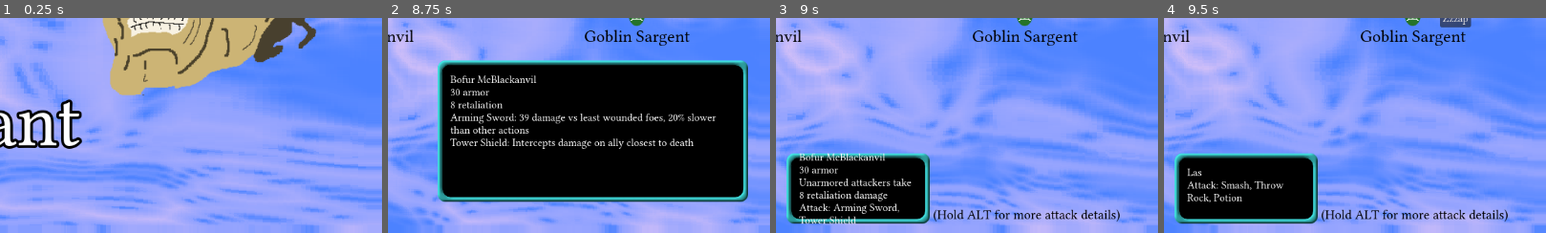
Above: before the commit, frames 1-4 (left to right).
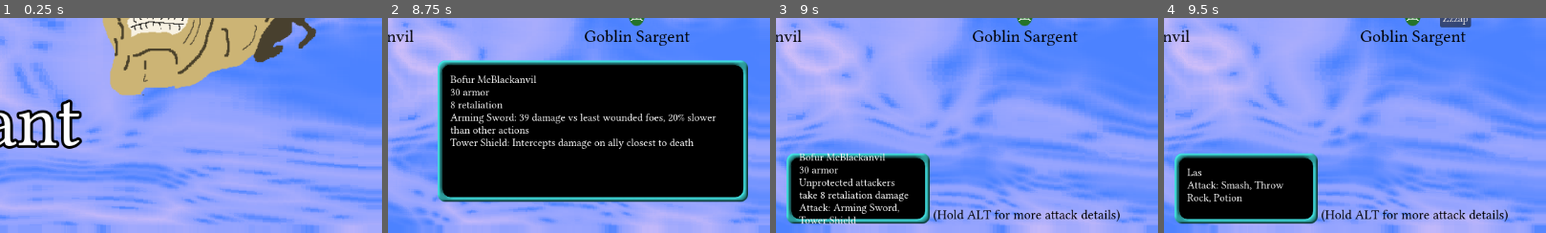
Above: after the commit, the same moments.

Repository: Habidakus/wild-jam-78-erase
Game: Godot game, scene res://Scenes/main.tscn
Same seed, same stepped clock (60 frames per second), same inputs: the game is played once before the commit and once after it. The engine's default icon, where the game draws it, is replaced by a stand-in: a white triangle on a blue panel in a dark square.
Inputs (mouse positions are % of the whole screen's width and height, from its top left):
- Up to frame 1 (0.25 s): no input
- Up to frame 2 (8.75 s): tap Enter at 0.5, 2.75, 3.5 s; move the mouse to (72, 45) at 0.52 s; hold Alt 0.53-1.25 s; click (72, 45) at 0.67 s; click "Play" at 1.25 s; click "Randomize and Go!" at 2 s; drag from (30, 55) to (45, 70) at 2.77 s; move the mouse to (60, 28) at 3.52 s; hold Shift 3.53-4.25 s; click (60, 28) at 3.67 s; drag from (45, 70) to (20, 35) at 4.27 s; click "Potion" at 5 s; move the mouse to (80, 65) at 5.77 s; hold Ctrl 5.78-6.5 s; click (80, 65) at 5.92 s; tap Space at 6.5 s; drag from (20, 35) to (35, 25) at 6.52 s; click "Sling" at 7.25 s; move the mouse to (55, 50) at 8.02 s; hold Alt from 8.03 s (still down); click (55, 50) at 8.17 s
- Up to frame 3 (9 s): release Alt at 8.75 s; tap Enter at 8.75 s; drag from (35, 25) to (30, 55) at 8.77 s
- Up to frame 4 (9.5 s): no input
The pictures show only the part of the screen within x 50-100%, y 50-100%; the shares and areas given below are measured in that part.

Frames 1-2 are identical in both runs. In frame 3, 1.1% of the frame differs, in the area x 6-36%, y 74-86%; in frame 4, nothing differs.

Commit message:
Fixed bug with no slimes spawning, any magic shield is proof against retaliatory damage

Diff:
--- a/Scripts/attack_stats.gd
+++ b/Scripts/attack_stats.gd
@@ -329,6 +329,8 @@
 	var new_bleed_ticks : bool = true if bleed_ticks > 0 && bleed_ticks > target.bleeding_ticks else false
 	var dmg : float = target.calculate_damage_from_attack(self)
 	var damage_shield_damage : float = max(target.damage_shield - actor.armor, 0)
+	if actor.magic_shield > 0:
+		damage_shield_damage = 0
 
 	if acts_on_allies:
 		if fx != null:
--- a/Scripts/unit_stats.gd
+++ b/Scripts/unit_stats.gd
@@ -163,8 +163,11 @@
 		var selector : Array[int]
 		if difficulty <= 30:
 			selector.append(10)
-		if difficulty >= 30 && can_generate_ooze:
-			selector.append(20)
+		if difficulty >= 30:
+			if can_generate_ooze:
+				selector.append(20)
+			else:
+				selector.append(10)
 		if difficulty >= 50:
 			selector.append(40)
 		var v = selector[rnd.randi_range(0, selector.size() - 1)]
@@ -361,7 +364,7 @@
 		ret_val += "\nbleeding"
 	if damage_shield != 0:
 		assert(damage_shield > 0)
-		ret_val += "\nUnarmored attackers take " + str(damage_shield) + " retaliation damage"
+		ret_val += "\nUnprotected attackers take " + str(damage_shield) + " retaliation damage"
 	ret_val += "\n"
 	if attacks.size() > 1:
 		ret_val += "Attack: "
